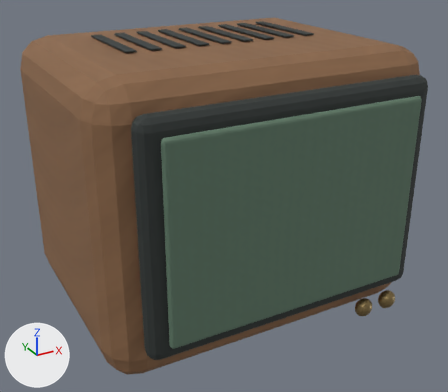
A saved change to the glTF model keepsake/public/room/furniture/crt-2.glb.
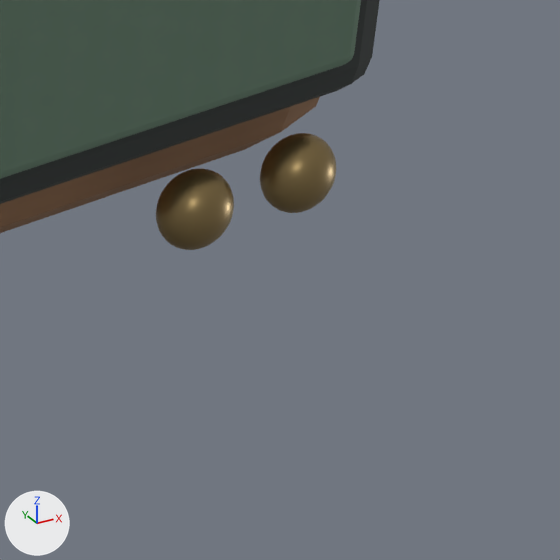
Each version is shown whole from a 50 mm camera at (-0.3285, -0.6018, 0.453) aimed at (0.0004, -0.0037, 0.154), then close up on the part from 71% to 99% of the width and 66% to 98% of the height. Lighting does not change. The marker at lower left points along +X, +Y and +Z. The last two pictures show the newer version. Where no turn or scale is listed for an object, it has been applied to the vertices.

In view in the first close-up: 'Control knob', 'Control knob.001', 'Rounded CRT body', 'Screen bezel', 'Screen surface'.
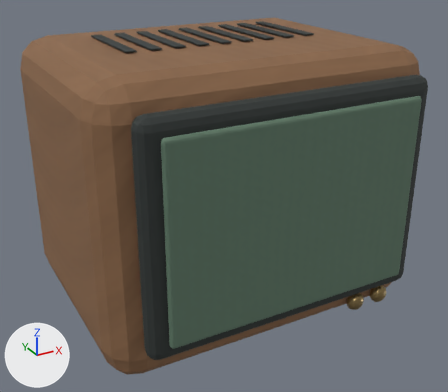
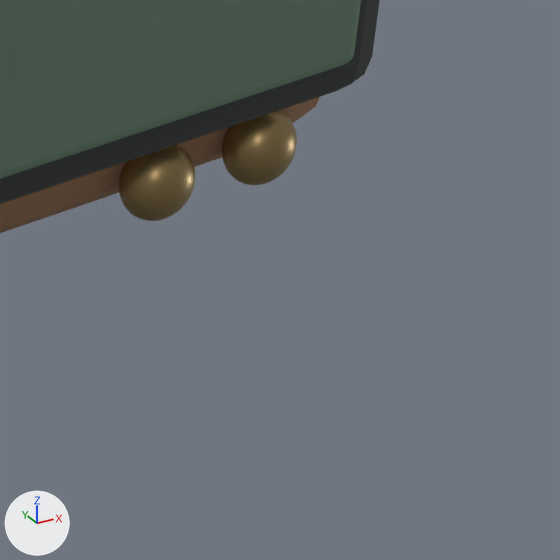
What the commit changed:
Object 'Control knob' (ob_control_knob) moves from (0.105, -0.148, 0.047) to (0.105, -0.133, 0.047).
Object 'Control knob.001' (ob_control_knob_001) moves from (0.14, -0.148, 0.047) to (0.14, -0.133, 0.047).

Boxes [x1, y1, x2, y2] around the edits, measured in the close-ups (560 x 560 px):
'Control knob', moved: before [156, 169, 234, 250]; after [119, 145, 196, 221]
'Control knob.001', moved: before [260, 133, 336, 213]; after [222, 110, 297, 185]
